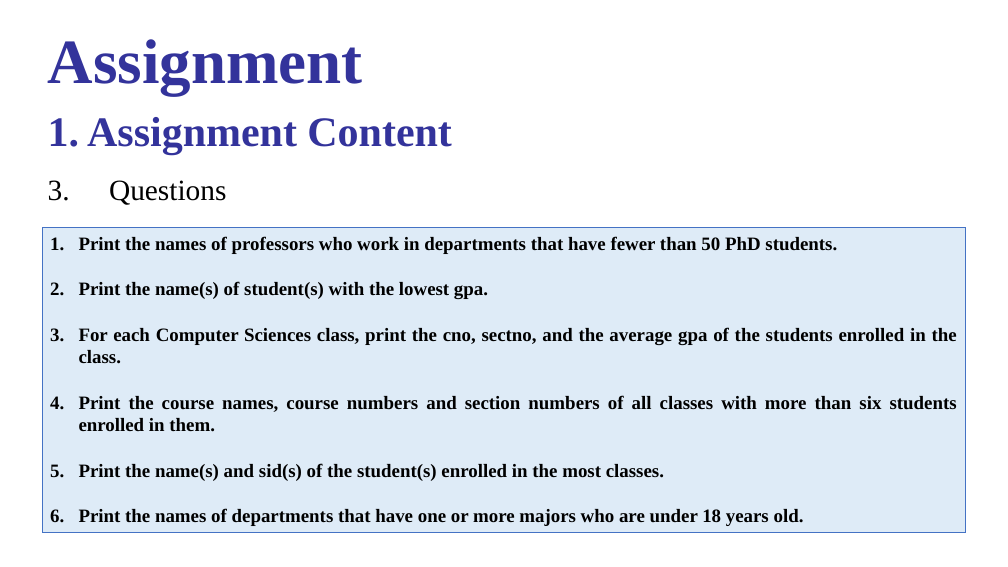
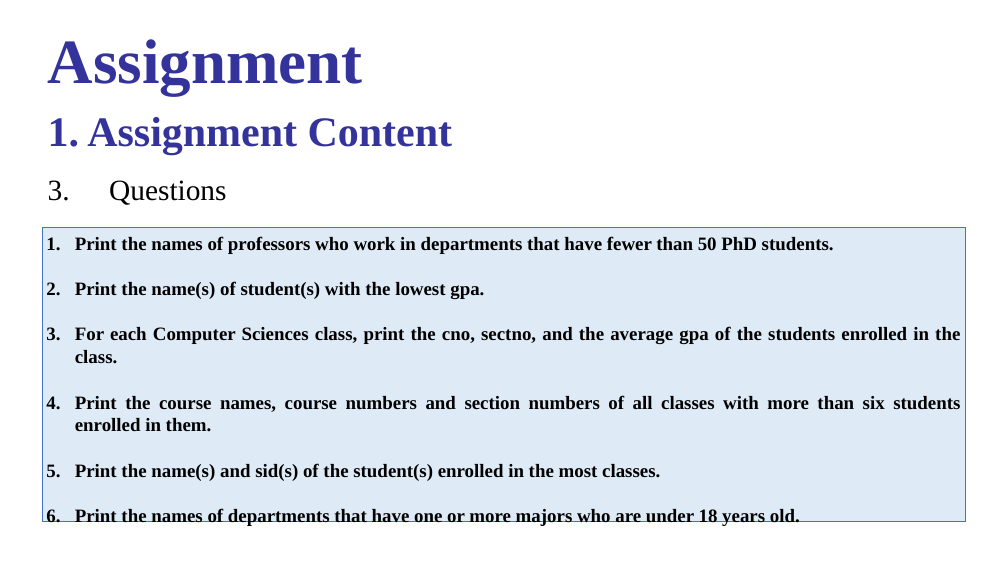
Before and after one commit to gongghao/database-labs, a slide deck: slide 14 of content/projects/project2/materials/Project_2_release.pptx. Drawn at 1008x567 pixels with LibreOffice and Linux fonts; fonts in the diff are those of the drawing. Boxes give left, top, right and bottom in pixels: in the first picture for what was removed or moved away, otherwise in the second. Text is boxed around its words. In the diff, an @@ line names an element or a change of style, - is before the commit and + after.

```diff
--- a/content/projects/project2/materials/Project_2_release.pptx
+++ b/content/projects/project2/materials/Project_2_release.pptx
@@ rectangle "Print the names of professors ..." resized from (x1=43, y1=228, x2=966, y2=533) to (x1=43, y1=228, x2=966, y2=522) @@
```
Also in this commit, not shown: 19 other slides changed, 3 other files.
